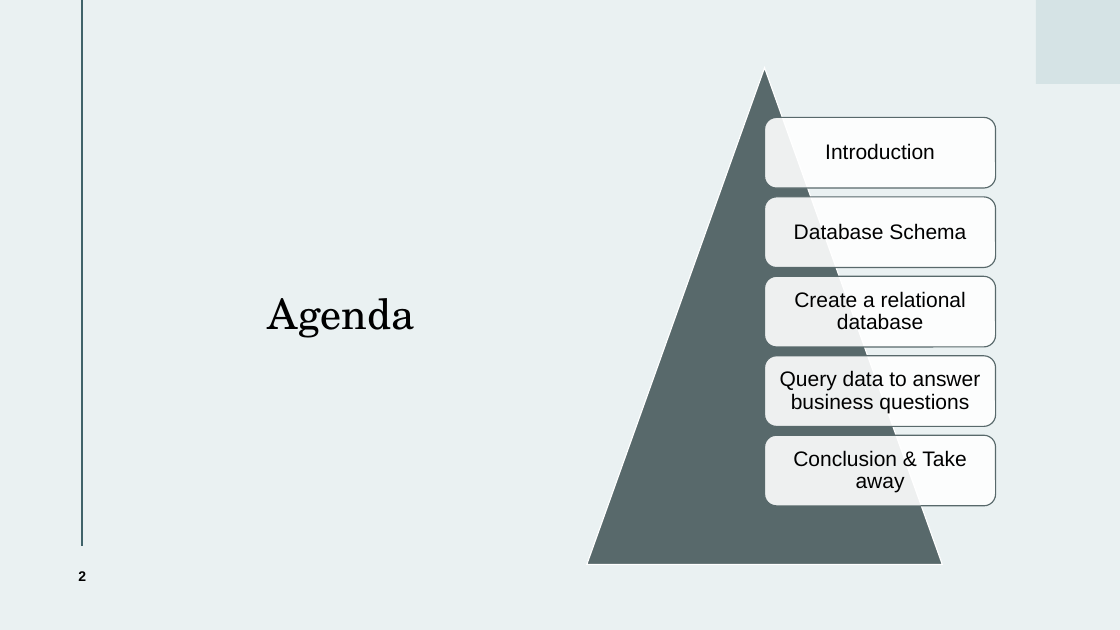
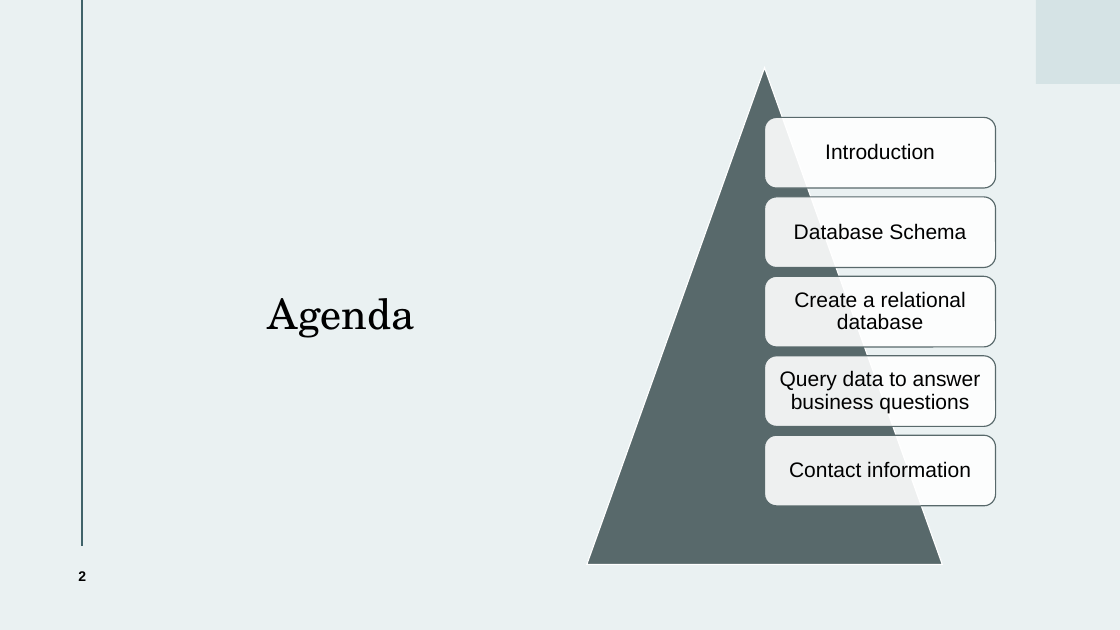
Before and after one commit to leiliu7/Data-Analytics-Data-Science-Portfolio, a slide deck: slide 2 of Smart-toys-database/Smart_Toys_Database-Slide-Presentation.pptx. Drawn at 1120x630 pixels with LibreOffice and Linux fonts; fonts in the diff are those of the drawing. Boxes give left, top, right and bottom in pixels: in the first picture for what was removed or moved away, otherwise in the second. Text is boxed around its words. In the diff, an @@ line names an element or a change of style, - is before the commit and + after.

```diff
--- a/Smart-toys-database/Smart_Toys_Database-Slide-Presentation.pptx
+++ b/Smart-toys-database/Smart_Toys_Database-Slide-Presentation.pptx
@@ text at [789, 461, 971, 478]: text changed @@
-Conclusion & Take away
+Contact information
```
Also in this commit, not shown: 2 other slides changed, 1 slide added, 1 slide removed.
